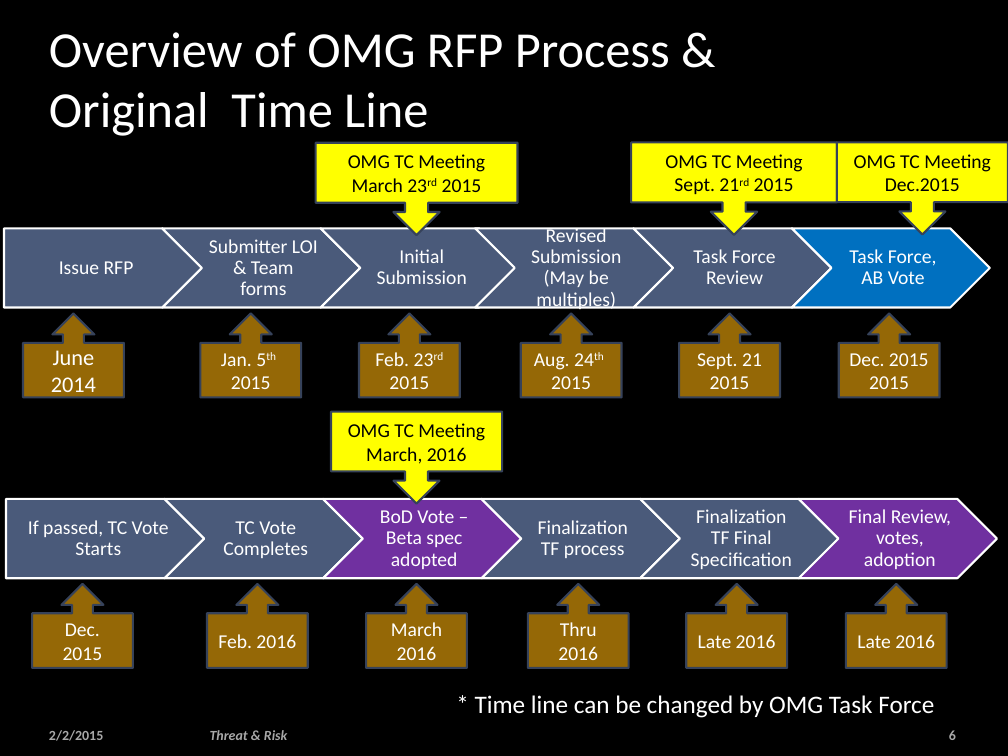
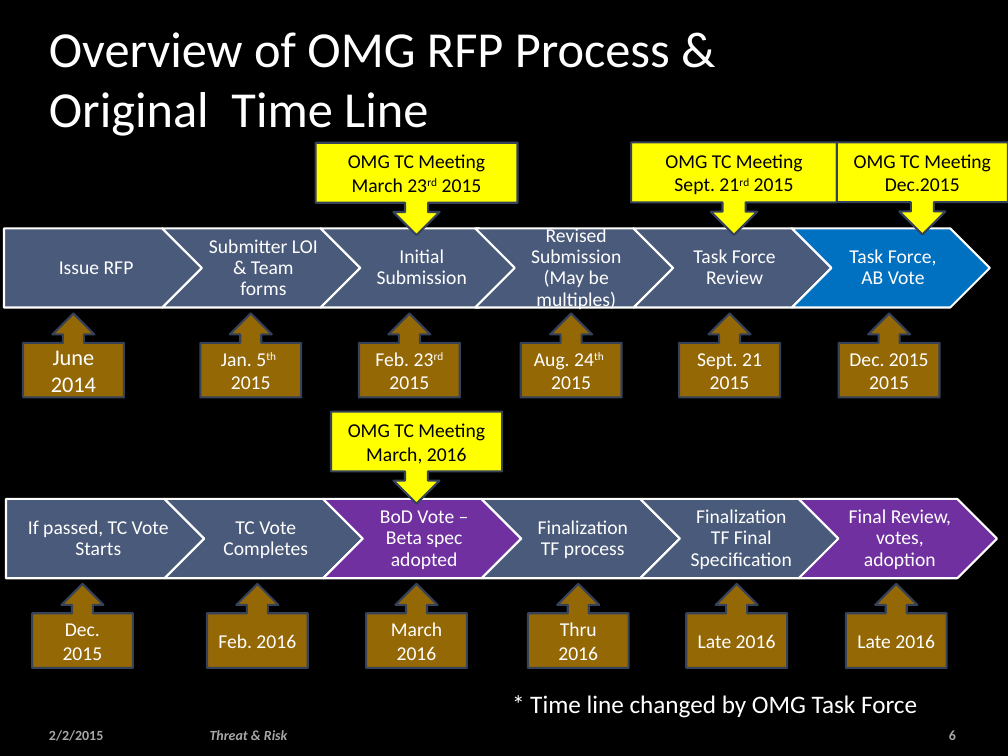
Before and after one commit to omg-threat-modeling/phase1, a slide deck: slide 6 of Team/Threat-risk -enguagement.pptx. Drawn at 1008x756 pixels with LibreOffice and Linux fonts; fonts in the diff are those of the drawing; background and template pictures are left out. Boxes give left, top, right and bottom in pixels: in the first picture for what was removed or moved away, otherwise in the second. Text is boxed around its words. In the diff, an @@ line names an element or a change of style, - is before the commit and + after.

```diff
--- a/Team/Threat-risk -enguagement.pptx
+++ b/Team/Threat-risk -enguagement.pptx
@@ text at (x1=530, y1=695, x2=917, y2=718): text changed @@
-* Time line can be changed by OMG Task Force
+* Time line changed by OMG Task Force
```
Also in this commit, not shown: 2 other slides changed.
